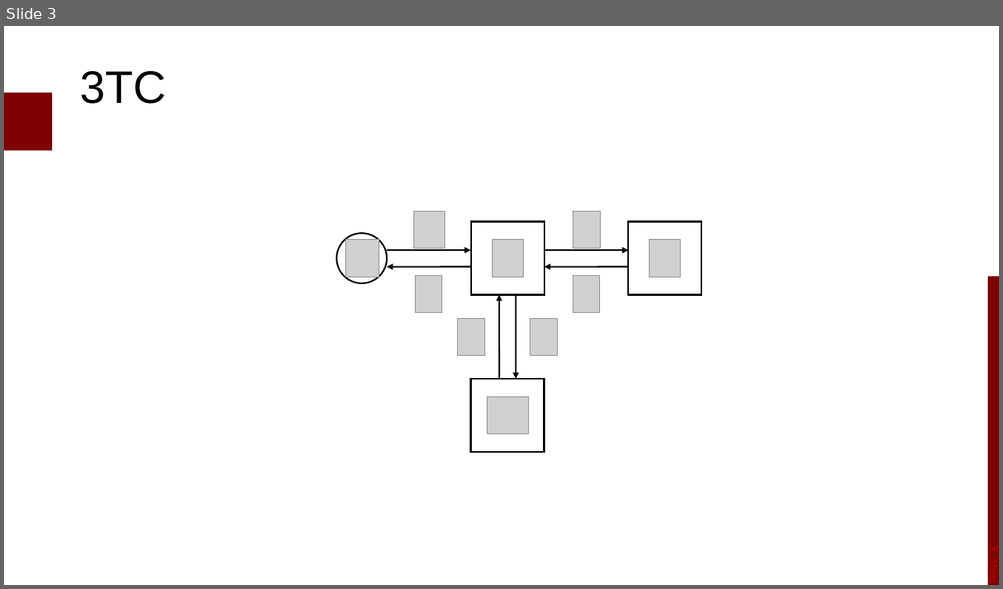
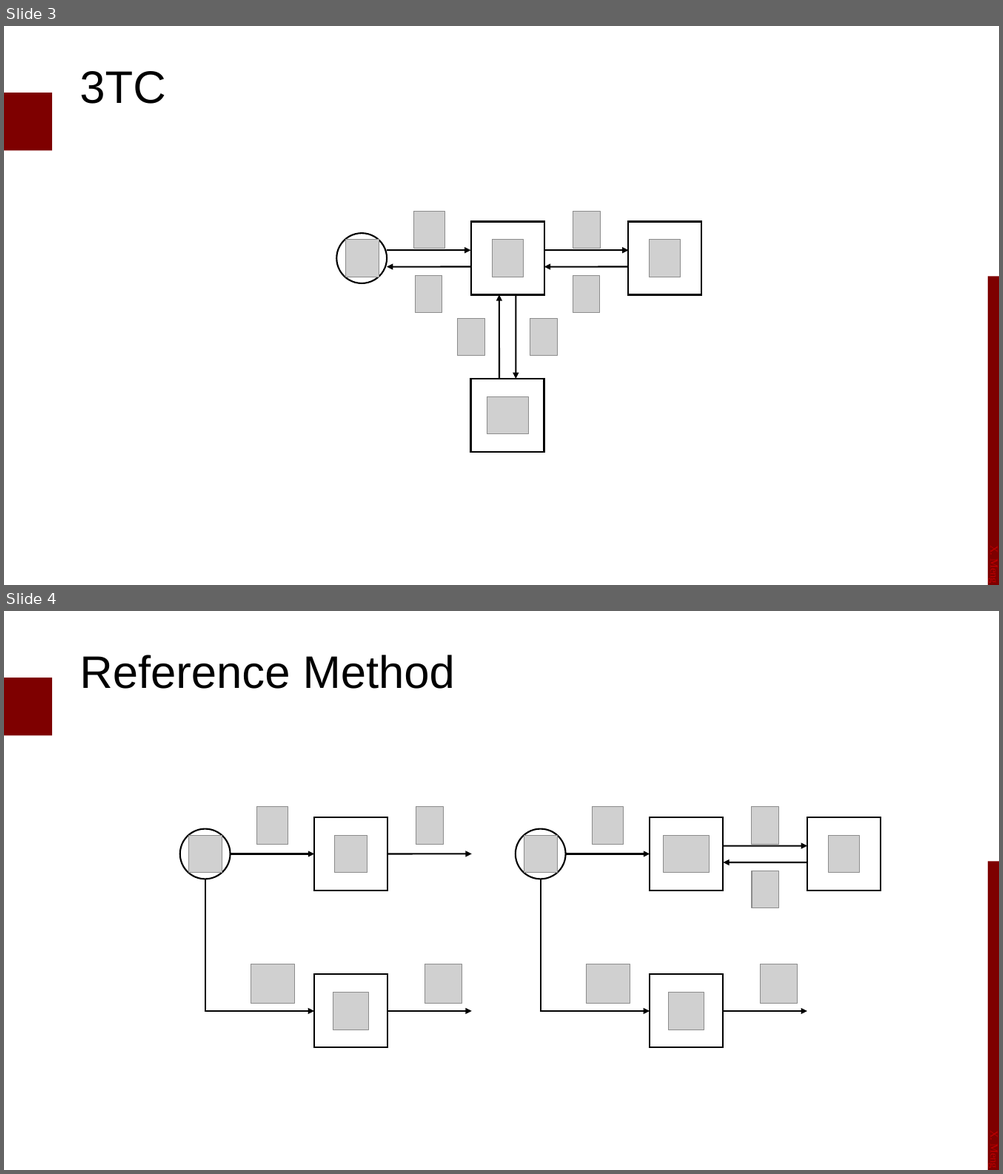
Before and after one commit to MengXiangxi/BLOG, a slide deck: assets/DynamicImaging/Models.pptx. Shown one above the other, each under a label of ours: slide 3 before the commit, slides 3 and 4 after it. The pictures are 1003x589 and 1003x1174 pixels, drawn with LibreOffice and Linux fonts; fonts in the diff are those of the drawing; grey boxes stand for pictures; background and template pictures are left out. Boxes give left, top, right and bottom in pixels: in the first picture for what was removed or moved away, otherwise in the second. Text is boxed around its words. In the diff, an @@ line names an element or a change of style, - is before the commit and + after.

```diff
--- a/assets/DynamicImaging/Models.pptx
+++ b/assets/DynamicImaging/Models.pptx
@@ slide 4 added at bbox=[4, 611, 999, 1170], background #FFFFFF; not listed: 3 template elements that a slide beside it also shows @@
@@ title added at bbox=[79, 655, 455, 689], 44 pt, text #000000 @@
+Reference Method
@@ picture added at bbox=[257, 807, 288, 845] @@
@@ picture added at bbox=[416, 807, 444, 845] @@
@@ picture added at bbox=[593, 807, 624, 845] @@
@@ picture added at bbox=[751, 807, 780, 845] @@
@@ ellipse added at bbox=[180, 829, 230, 879], fill #FFFFFF, outline #000000 1.5 pt @@
@@ rectangle added at bbox=[314, 817, 387, 891], fill #FFFFFF, outline #000000 1.5 pt @@
@@ ellipse added at bbox=[515, 829, 565, 879], fill #FFFFFF, outline #000000 1.5 pt @@
@@ rectangle added at bbox=[649, 817, 723, 891], fill #FFFFFF, outline #000000 1.5 pt @@
@@ rectangle added at bbox=[807, 817, 880, 891], fill #FFFFFF, outline #000000 1.5 pt @@
@@ picture added at bbox=[189, 835, 222, 873] @@
@@ arrow added from (230, 854) to (314, 854), #000000 1.5 pt @@
@@ picture added at bbox=[335, 835, 367, 873] @@
@@ arrow added from (387, 854) to (472, 854), #000000 1.5 pt @@
@@ picture added at bbox=[524, 835, 557, 873] @@
@@ arrow added from (566, 854) to (649, 854), #000000 1.5 pt @@
@@ picture added at bbox=[663, 835, 709, 873] @@
@@ arrow added from (723, 846) to (807, 846), #000000 1.5 pt @@
@@ picture added at bbox=[828, 835, 859, 873] @@
@@ arrow added from (807, 863) to (723, 863), #000000 1.5 pt @@
@@ picture added at bbox=[751, 871, 779, 908] @@
@@ elbow arrow added from (205, 880) to (314, 1011), #000000 1.5 pt @@
@@ elbow arrow added from (540, 880) to (649, 1011), #000000 1.5 pt @@
@@ picture added at bbox=[251, 964, 294, 1003] @@
@@ picture added at bbox=[425, 964, 462, 1003] @@
@@ picture added at bbox=[586, 964, 629, 1003] @@
@@ picture added at bbox=[760, 964, 797, 1003] @@
@@ rectangle added at bbox=[314, 975, 387, 1048], fill #FFFFFF, outline #000000 1.5 pt @@
@@ rectangle added at bbox=[649, 975, 723, 1048], fill #FFFFFF, outline #000000 1.5 pt @@
@@ picture added at bbox=[333, 993, 368, 1031] @@
@@ picture added at bbox=[669, 993, 704, 1031] @@
@@ arrow added from (387, 1011) to (472, 1011), #000000 1.5 pt @@
@@ arrow added from (723, 1011) to (807, 1011), #000000 1.5 pt @@
```
Also in this commit, not shown: 2 other files.
